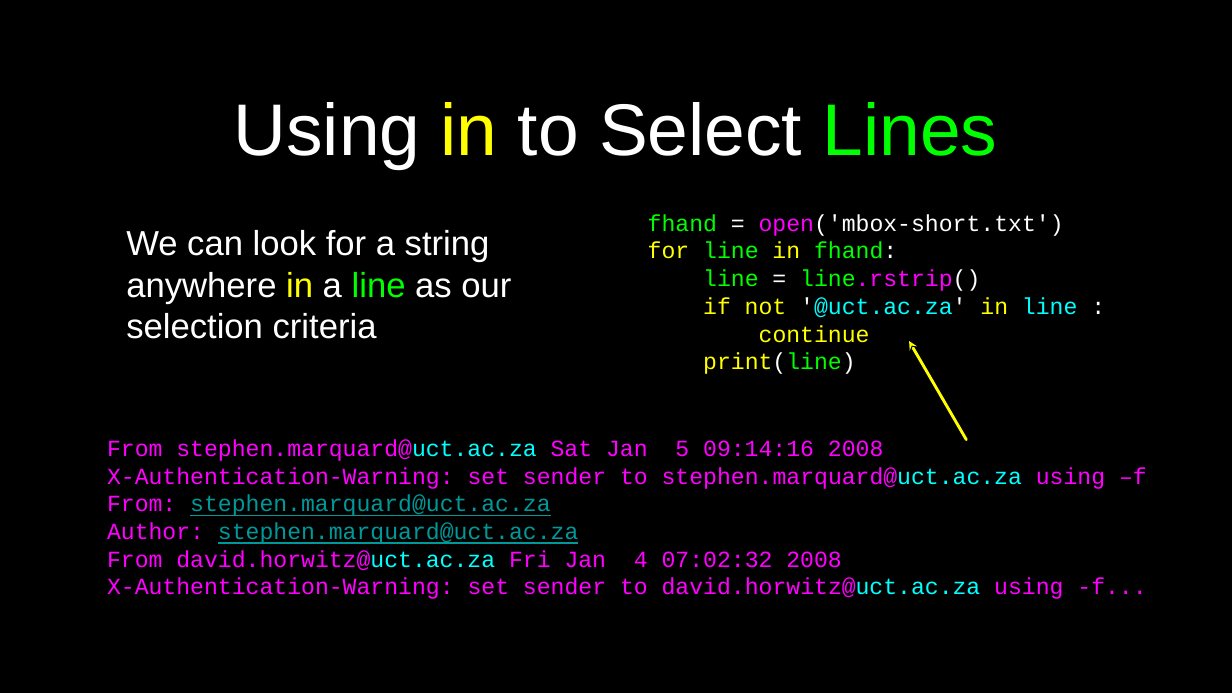
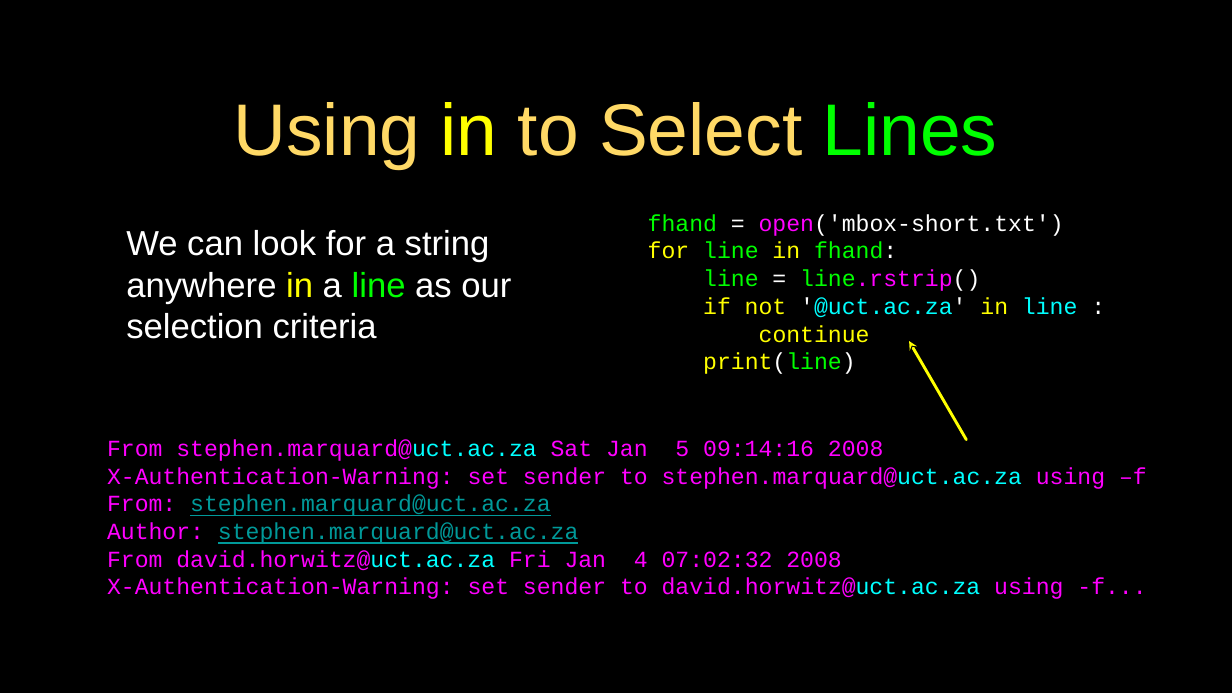
Before and after one commit to csev/py4e, a slide deck: slide 20 of lectures3/Pythonlearn-07-Files.pptx. Drawn at 1232x693 pixels with LibreOffice and Linux fonts; fonts in the diff are those of the drawing. Boxes give left, top, right and bottom in pixels: in the first picture for what was removed or moved away, otherwise in the second. Text is boxed around its words. In the diff, an @@ line names an element or a change of style, - is before the commit and + after.

```diff
--- a/lectures3/Pythonlearn-07-Files.pptx
+++ b/lectures3/Pythonlearn-07-Files.pptx
@@ title "Using in to Select Lines" at box(233, 102, 998, 169): text colour #FFFFFF to #FFD966 in "Using to Select" @@
```
Also in this commit, not shown: 21 other slides changed, 7 other files.
